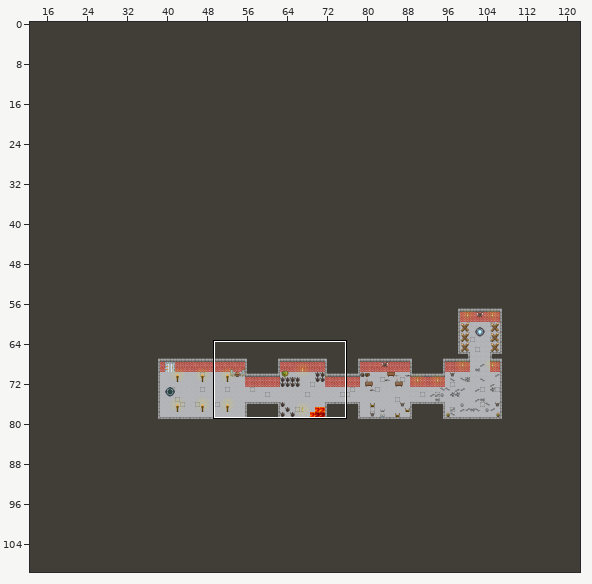
Tiled map, stored at source/core/assets/maps/RawTiled/level_0.tmx. The picture above shows the old version from afar; the outline marks the close-up.
Close-up. Old version:
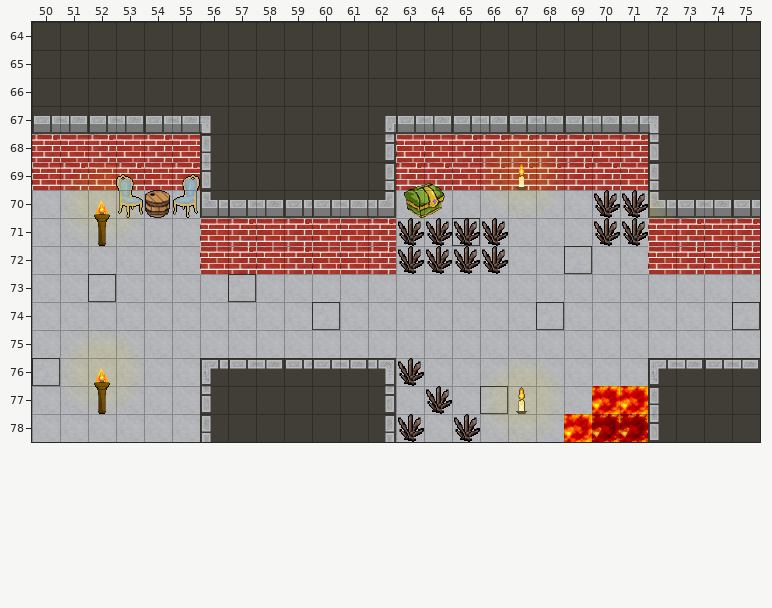
Cells are 32x32 px. Shown: x 50..75, y 64..78. The commit also changed other parts of the map, which this record leaves out.
And afterwards:
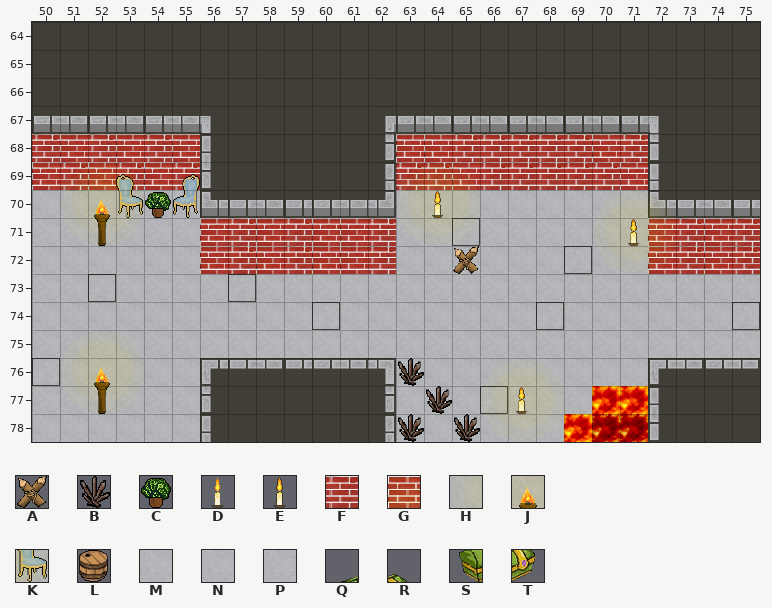
Key: from "Level_One_Tiles": A 122, B 123, C 195, D 216, E 217, F 342, G 343, H 366, J 367, K 368, L 388, M 390, N 391, P 392, Q 412, R 413, S 436, T 437.
_ is an empty cell, . an unchanged one.
See-through tiles are keyed as they look on the map.
Changes in this commit:
--- layer "TransTiles"
@@ x 54..71 @@
-69 .........QR..D....
-70 L........ST.....BB
-71 .........BBBB...BB
-72 .........BBBB.....
+69 .........__.._....
+70 C........_E.....__
+71 .........____..._E
+72 .........__A_.....
--- layer "Lights"
@@ x 63..72 @@
-68 ....G.....
-69 __.HJK....
-70 __.....__.
-71 ___....___
+68 ...._.....
+69 FG.___....
+70 HJ.....FG.
+71 MNP....HJK
